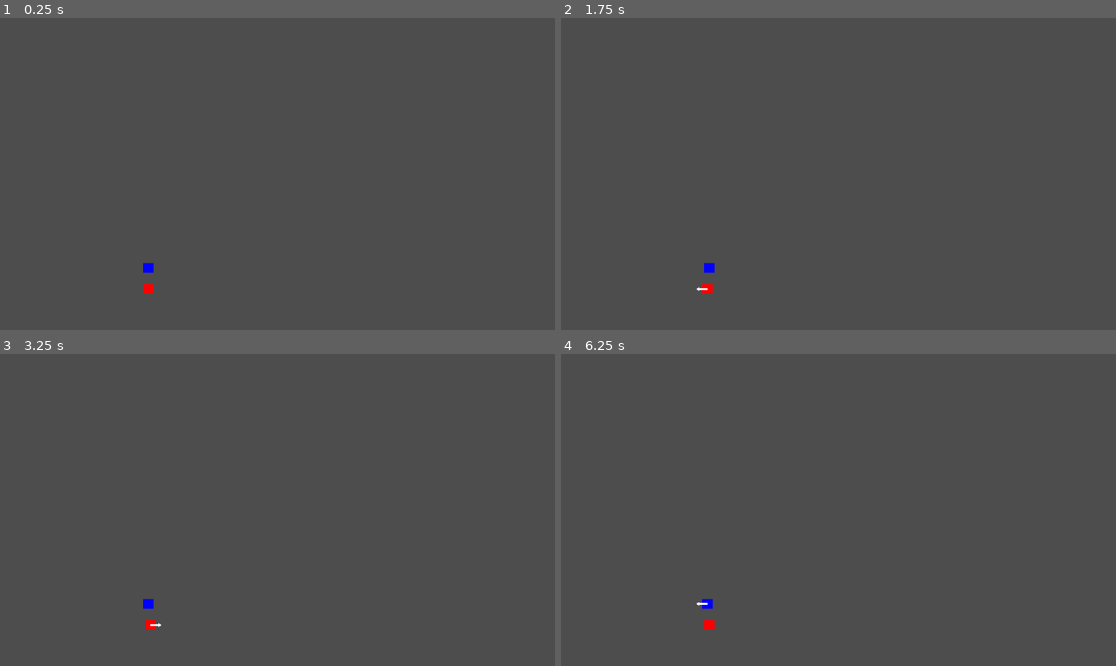
Above: before the commit, frames 1-4 (two rows, left to right).
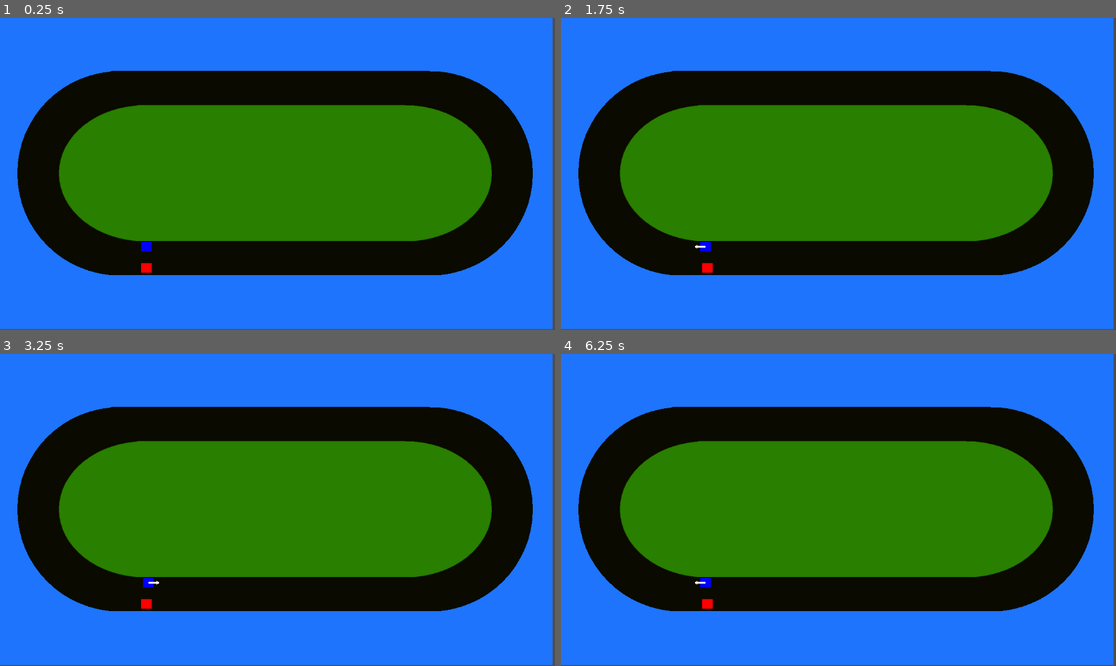
Above: after the commit, the same moments.

Repository: onegm/VectorRacing
Game: Godot game, scene res://scenes/level_1.tscn
Same seed, same stepped clock (60 frames per second), same inputs: the game is played once before the commit and once after it.
Inputs (mouse positions are in pixels of both pictures, inside the frame that each line leads up to):
- Up to frame 1 (0.25 s): no input
- Up to frame 2 (1.75 s): tap Enter at 0.5 s; move the mouse to (960, 158) at 0.52 s; tap Space (next_move) at 0.6, 1.55 s; tap R (reset) at 1.25 s; move the mouse to (727, 189) at 1.27 s; tap Left (decrease_x_speed) at 1.35 s
- Up to frame 3 (3.25 s): tap R (reset) at 2, 2.75 s; move the mouse to (333, 441) at 2.02 s; tap Down (decrease_y_speed) at 2.1 s; tap Space (next_move) at 2.3, 3.05 s; move the mouse to (249, 572) at 2.77 s; tap Right (increase_x_speed) at 2.85 s
- Up to frame 4 (6.25 s): tap R (reset) at 3.5, 4.15, 4.25 s; move the mouse to (1005, 556) at 3.52 s; tap Up (increase_y_speed) at 3.6 s; tap Space (next_move) at 3.8, 4.35, 5.1, 6.05 s; move the mouse to (672, 463) at 4.27 s; move the mouse to (866, 510) at 5.02 s; move the mouse to (755, 432) at 5.77 s; tap Left (decrease_x_speed) at 5.85 s

The runs differ from the first frame. In frame 1, 99% of the frame differs, in the area x 0-100%, y 0-100%; in frame 2, 99%; in frame 3, 99%; in frame 4, 99%.

Commit message:
moving spawn point to track

Diff:
--- a/project.godot
+++ b/project.godot
@@ -54,5 +54,5 @@
 
 [layer_names]
 
-2d_physics/layer_1="wall"
+2d_physics/layer_1="track"
 2d_physics/layer_2="racers"
--- /dev/null
+++ b/scenes/level_0.tscn
@@ -0,0 +1,15 @@
+[gd_scene load_steps=5 format=3 uid="uid://cd3nh17nw5mht"]
+
+[ext_resource type="PackedScene" uid="uid://ci2moriwd6kfu" path="res://scenes/racer_spawner.tscn" id="1_h3qmy"]
+[ext_resource type="Script" path="res://scripts/level.gd" id="1_ka7v8"]
+[ext_resource type="PackedScene" uid="uid://cxs23b0f7jhoc" path="res://scenes/input_manager.tscn" id="2_do57o"]
+[ext_resource type="PackedScene" uid="uid://dsw4a5unh172u" path="res://scenes/track_0.tscn" id="3_rbo46"]
+
+[node name="Level0" type="Node2D"]
+script = ExtResource("1_ka7v8")
+
+[node name="RacerSpawner" parent="." instance=ExtResource("1_h3qmy")]
+
+[node name="InputManager" parent="." instance=ExtResource("2_do57o")]
+
+[node name="Track" parent="." instance=ExtResource("3_rbo46")]
--- a/scenes/level_1.tscn
+++ b/scenes/level_1.tscn
@@ -1,19 +1,15 @@
 [gd_scene load_steps=5 format=3 uid="uid://cskmwj7jj750b"]
 
-[ext_resource type="Script" path="res://scripts/level_1.gd" id="1_qgwck"]
-[ext_resource type="PackedScene" uid="uid://b01sq5q2ho1ii" path="res://scenes/track.tscn" id="2_oldmr"]
+[ext_resource type="Script" path="res://scripts/level.gd" id="1_vh2s3"]
+[ext_resource type="PackedScene" uid="uid://b01sq5q2ho1ii" path="res://scenes/track_1.tscn" id="2_oldmr"]
 [ext_resource type="PackedScene" uid="uid://ci2moriwd6kfu" path="res://scenes/racer_spawner.tscn" id="3_kbfkj"]
 [ext_resource type="PackedScene" uid="uid://cxs23b0f7jhoc" path="res://scenes/input_manager.tscn" id="4_xb8ro"]
 
 [node name="Level1" type="Node2D"]
-script = ExtResource("1_qgwck")
-
-[node name="Track" parent="." instance=ExtResource("2_oldmr")]
-position = Vector2(572, 317)
-
-[node name="SpawnPoint" type="Marker2D" parent="."]
-position = Vector2(308, 541)
+script = ExtResource("1_vh2s3")
 
 [node name="RacerSpawner" parent="." instance=ExtResource("3_kbfkj")]
 
 [node name="InputManager" parent="." instance=ExtResource("4_xb8ro")]
+
+[node name="Track" parent="." instance=ExtResource("2_oldmr")]
--- a/scenes/track.tscn
+++ /dev/null
@@ -1,29 +0,0 @@
-[gd_scene load_steps=4 format=3 uid="uid://b01sq5q2ho1ii"]
-
-[ext_resource type="Script" path="res://scripts/track.gd" id="1_1gmlj"]
-
-[sub_resource type="CapsuleShape2D" id="CapsuleShape2D_yfx6t"]
-radius = 175.0
-height = 848.0
-
-[sub_resource type="CapsuleShape2D" id="CapsuleShape2D_s2fb8"]
-radius = 261.0
-height = 1058.0
-
-[node name="Track" type="Node2D"]
-script = ExtResource("1_1gmlj")
-
-[node name="InnerTrack" type="Area2D" parent="."]
-collision_mask = 2
-
-[node name="InnerShape" type="CollisionShape2D" parent="InnerTrack"]
-position = Vector2(0, -2)
-rotation = 1.5708
-shape = SubResource("CapsuleShape2D_yfx6t")
-
-[node name="OuterTrack" type="Area2D" parent="."]
-collision_mask = 2
-
-[node name="OuterShape" type="CollisionShape2D" parent="OuterTrack"]
-rotation = 1.5708
-shape = SubResource("CapsuleShape2D_s2fb8")
--- /dev/null
+++ b/scenes/track_0.tscn
@@ -0,0 +1,38 @@
+[gd_scene load_steps=4 format=3 uid="uid://dsw4a5unh172u"]
+
+[ext_resource type="Script" path="res://scripts/track.gd" id="1_v6ovy"]
+
+[sub_resource type="CapsuleShape2D" id="CapsuleShape2D_uu8dd"]
+radius = 212.0
+height = 1074.0
+
+[sub_resource type="RectangleShape2D" id="RectangleShape2D_s8sbl"]
+size = Vector2(117, 123)
+
+[node name="Track0" type="Node2D"]
+script = ExtResource("1_v6ovy")
+
+[node name="InnerTrack" type="Area2D" parent="."]
+position = Vector2(574, 320)
+collision_mask = 2
+
+[node name="CollisionPolygon2D" type="CollisionPolygon2D" parent="InnerTrack"]
+polygon = PackedVector2Array(-293, 142, 287, 142, 325, 133, 351, 125, 376, 112, 396, 96, 421, 69, 436, 45, 442, 22, 445, 1, 440, -24, 429, -51, 416, -71, 401, -87, 384, -100, 360, -115, 335, -125, 303, -132, 269, -136, -286, -136, -308, -133, -332, -128, -360, -117, -383, -105, -399, -93, -415, -77, -427, -62, -437, -46, -445, -17, -447, 2, -445, 24, -437, 48, -428, 65, -416, 81, -398, 97, -378, 111, -357, 122, -335, 131, -310, 137)
+
+[node name="OuterTrack" type="Area2D" parent="."]
+position = Vector2(573, 322)
+collision_mask = 2
+
+[node name="OuterShape" type="CollisionShape2D" parent="OuterTrack"]
+rotation = 1.5708
+shape = SubResource("CapsuleShape2D_uu8dd")
+
+[node name="WinArea" type="Area2D" parent="."]
+position = Vector2(332, 499)
+collision_mask = 2
+
+[node name="WinShape" type="CollisionShape2D" parent="WinArea"]
+shape = SubResource("RectangleShape2D_s8sbl")
+
+[node name="SpawnPoint" type="Marker2D" parent="."]
+position = Vector2(304, 504)
--- /dev/null
+++ b/scenes/track_1.tscn
@@ -0,0 +1,46 @@
+[gd_scene load_steps=5 format=3 uid="uid://b01sq5q2ho1ii"]
+
+[ext_resource type="Script" path="res://scripts/track.gd" id="1_1gmlj"]
+[ext_resource type="Texture2D" uid="uid://ceujsep1jwmmm" path="res://assets/level_1_track.png" id="2_jeooc"]
+
+[sub_resource type="CapsuleShape2D" id="CapsuleShape2D_s2fb8"]
+radius = 212.0
+height = 1074.0
+
+[sub_resource type="RectangleShape2D" id="RectangleShape2D_m7hnk"]
+size = Vector2(117, 123)
+
+[node name="Track1" type="Node2D"]
+script = ExtResource("1_1gmlj")
+
+[node name="TrackDrawing" type="TextureRect" parent="."]
+offset_left = -5.0
+offset_top = -2.0
+offset_right = 1147.0
+offset_bottom = 646.0
+texture = ExtResource("2_jeooc")
+
+[node name="InnerTrack" type="Area2D" parent="."]
+position = Vector2(574, 320)
+collision_mask = 2
+
+[node name="CollisionPolygon2D" type="CollisionPolygon2D" parent="InnerTrack"]
+polygon = PackedVector2Array(-293, 142, 287, 142, 325, 133, 351, 125, 376, 112, 396, 96, 421, 69, 436, 45, 442, 22, 445, 1, 440, -24, 429, -51, 416, -71, 401, -87, 384, -100, 360, -115, 335, -125, 303, -132, 269, -136, -286, -136, -308, -133, -332, -128, -360, -117, -383, -105, -399, -93, -415, -77, -427, -62, -437, -46, -445, -17, -447, 2, -445, 24, -437, 48, -428, 65, -416, 81, -398, 97, -378, 111, -357, 122, -335, 131, -310, 137)
+
+[node name="OuterTrack" type="Area2D" parent="."]
+position = Vector2(573, 322)
+collision_mask = 2
+
+[node name="OuterShape" type="CollisionShape2D" parent="OuterTrack"]
+rotation = 1.5708
+shape = SubResource("CapsuleShape2D_s2fb8")
+
+[node name="WinArea" type="Area2D" parent="."]
+position = Vector2(332, 499)
+collision_mask = 2
+
+[node name="WinShape" type="CollisionShape2D" parent="WinArea"]
+shape = SubResource("RectangleShape2D_m7hnk")
+
+[node name="SpawnPoint" type="Marker2D" parent="."]
+position = Vector2(304, 497)
--- a/scripts/input_manager.gd
+++ b/scripts/input_manager.gd
@@ -5,11 +5,20 @@
 var y_change = 0
 var result = []
 
+signal next_pressed
+signal reset_pressed
+
 func read_input(racer_global_position : Vector2):
 	if keyboard_mode:
 		read_keyboard_input()
 	else:
 		read_mouse_input(racer_global_position)
+
+	if Input.is_action_just_pressed("next_move"):
+		next_pressed.emit()
+
+	if Input.is_action_just_pressed("reset"):
+		reset_pressed.emit()
 
 func read_mouse_input(racer_global_position):
 	var relative_position = get_global_mouse_position() - racer_global_position
--- a/scripts/level_1.gd
+++ b/scripts/level.gd
@@ -1,7 +1,7 @@
 extends Node2D
 
 @onready var track = $Track
-@onready var spawn_point = $SpawnPoint
+@onready var spawn_position = track.get_spawn_point()
 @onready var racer_spawner = $RacerSpawner
 @onready var input_manager = $InputManager
 @onready var num_of_racers = Game.num_of_players
@@ -13,25 +13,24 @@
 var colors = [Color.BLUE, Color.RED, Color.BLACK, Color.DARK_GREEN]
 
 func _ready():
-	racers = racer_spawner.spawn_racers(num_of_racers, spawn_point.global_position)
+	racers = racer_spawner.spawn_racers(num_of_racers, spawn_position, track.spawn_rotation)
 	var i = 0
 	for racer in racers:
 		add_child(racer)
 		racer.set_color(colors[i])
+		racer.set_name(str(colors[i]))
 		i+=1
 
 	current_racer = racers[current_racer_idx]
+
 	track.track_exited.connect(on_track_exited)
+	track.racer_won.connect(on_racer_won)
+	input_manager.reset_pressed.connect(reset)
+	input_manager.next_pressed.connect(on_next_pressed)
 
 func _process(_delta):
 	input_manager.read_input(current_racer.global_position)
 	current_racer.update_target_position(input_manager.get_x_input(), input_manager.get_y_input())
-
-	if Input.is_action_just_pressed("next_move"):
-		on_next_pressed()
-
-	if Input.is_action_just_pressed("reset"):
-		reset()
 
 func on_next_pressed():
 	if racers.any(func(racer): return racer.is_active):
@@ -40,9 +39,11 @@
 	update_current_racer()
 	input_manager.reset()
 
-func on_track_exited(racer):
-	await !racer.is_active
+func on_track_exited(racer : Racer):
 	racer.crash_reset()
+
+func on_racer_won(racer : Racer):
+	print(racer.name + " wins!")
 
 func update_current_racer():
 	current_racer_idx += 1
@@ -54,3 +55,4 @@
 	for racer in racers:
 		racer.reset()
 	current_racer_idx = 0
+	current_racer = racers[0]
--- a/scripts/motion_vectors.gd
+++ b/scripts/motion_vectors.gd
@@ -40,3 +40,4 @@
 
 func reset():
 	set_new_velocity(Vector2.ZERO)
+	set_new_acceleration(Vector2.ZERO)
--- a/scripts/racer_spawner.gd
+++ b/scripts/racer_spawner.gd
@@ -15,12 +15,13 @@
 #		print(racer.vehicle.global_position)
 #		print(racer.target_marker.global_position)
 
-func spawn_racers(num : int, spawn_position: Vector2):
+func spawn_racers(num : int, spawn_position: Vector2, spawn_rotation : float):
 	if num == 1:
 		spawn_points = $OnePlayer
 	else:
 		spawn_points = $TwoPlayers
 	set_spawn_position_center(spawn_position)
+	set_spawn_rotation(spawn_rotation)
 	for i in num:
 		var spawn_point = spawn_points.get_children()[i]
 		var racer_instance = racer_scene.instantiate()
@@ -30,3 +31,6 @@
 
 func set_spawn_position_center(spawn_position: Vector2):
 	spawn_points.set_global_position(spawn_position)
+
+func set_spawn_rotation(spawn_rotation):
+	spawn_points.rotate(spawn_rotation)
--- a/scripts/track.gd
+++ b/scripts/track.gd
@@ -1,13 +1,25 @@
 extends Node2D
+class_name Track
 
 @onready var inner_track: Area2D = $InnerTrack
 @onready var outer_track: Area2D = $OuterTrack
+@onready var win_area : Area2D = $WinArea
+
+@export var spawn_rotation : float = 0
 
 signal track_exited
+signal racer_won
 
 func _ready():
 	inner_track.body_entered.connect(on_track_exited)
 	outer_track.body_exited.connect(on_track_exited)
+	win_area.body_entered.connect(on_win_area_entered)
 
-func on_track_exited(body):
-	track_exited.emit(body)
+func on_track_exited(racer : Racer):
+	track_exited.emit(racer)
+
+func on_win_area_entered(racer : Racer):
+	racer_won.emit(racer)
+
+func get_spawn_point():
+	return $SpawnPoint.global_position
Binary file added: assets/level_1_track.png
Not shown, added: assets/level_1_track.png.import
